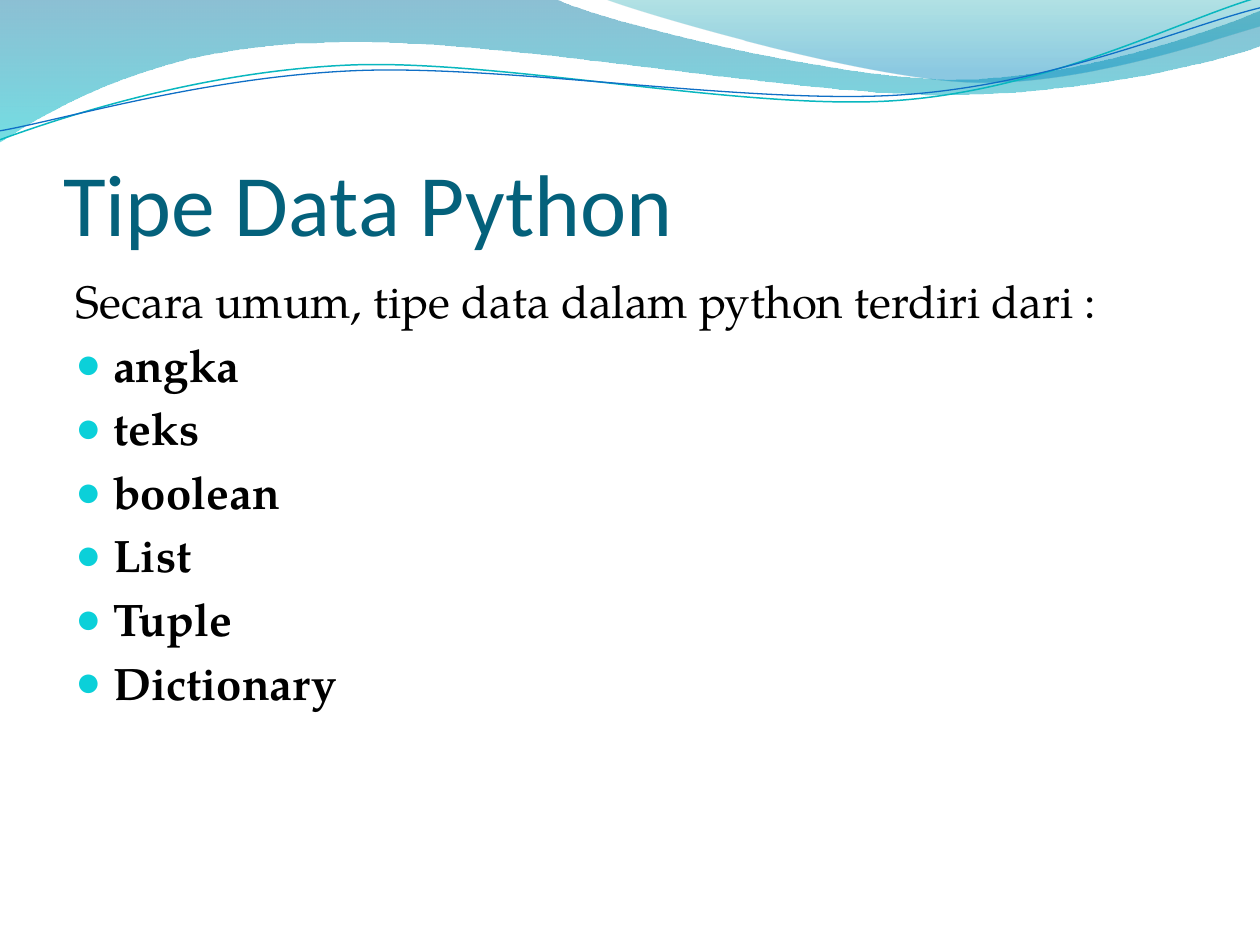
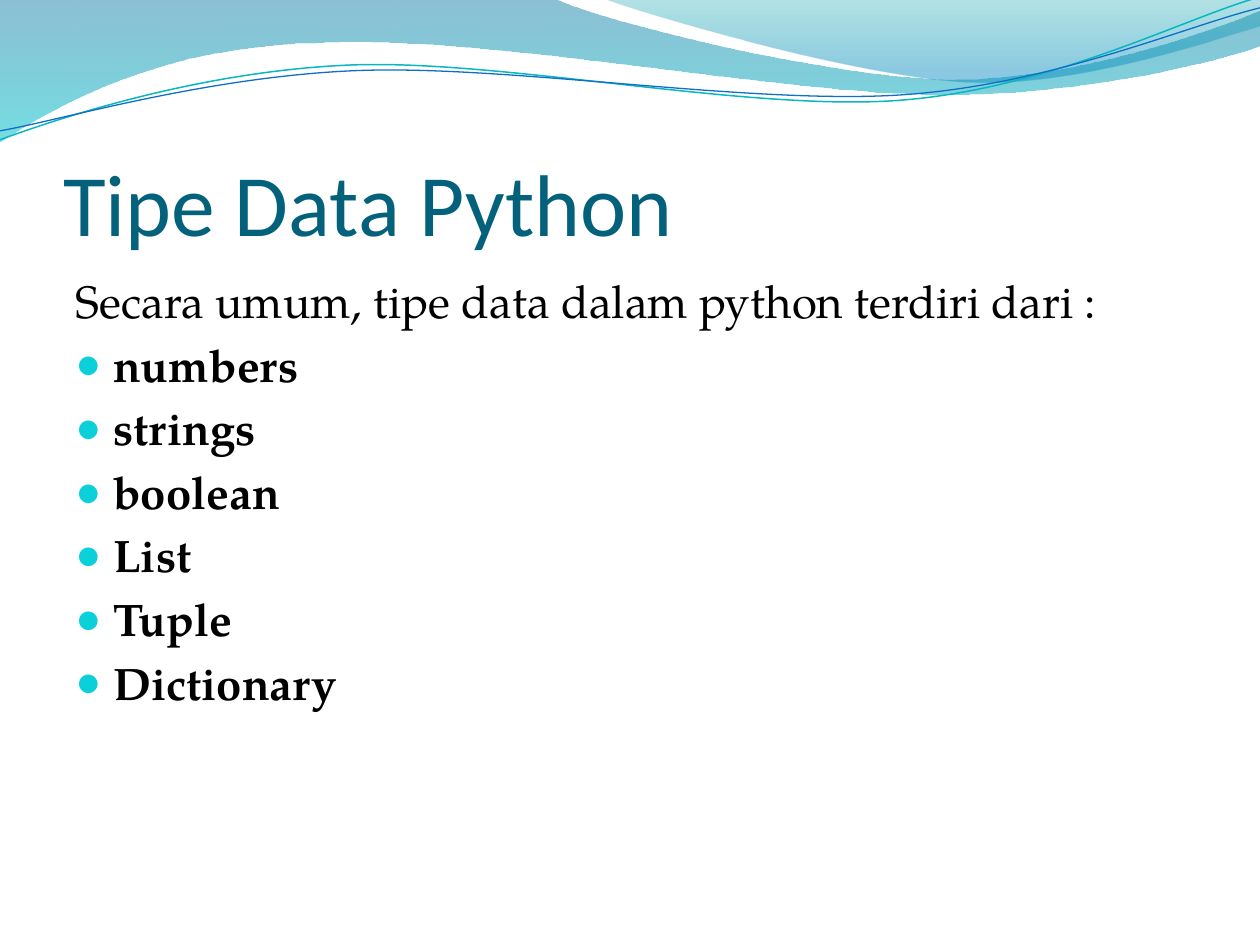
Before and after one commit to dizolette/DeepLearningAlbert, a slide deck: slide 8 of PPT Albertus Dwi S.pptx. Drawn at 1260x945 pixels with LibreOffice and Linux fonts; fonts in the diff are those of the drawing; background and template pictures are left out. Boxes give left, top, right and bottom in pixels: in the first picture for what was removed or moved away, otherwise in the second. Text is boxed around its words. In the diff, an @@ line names an element or a change of style, - is before the commit and + after.

```diff
--- a/PPT Albertus Dwi S.pptx
+++ b/PPT Albertus Dwi S.pptx
@@ text at bbox=[113, 349, 298, 457]: text changed @@
-● angka
-● teks
+● numbers
+● strings
```
Also in this commit, not shown: 5 other slides changed, 11 slides added.
